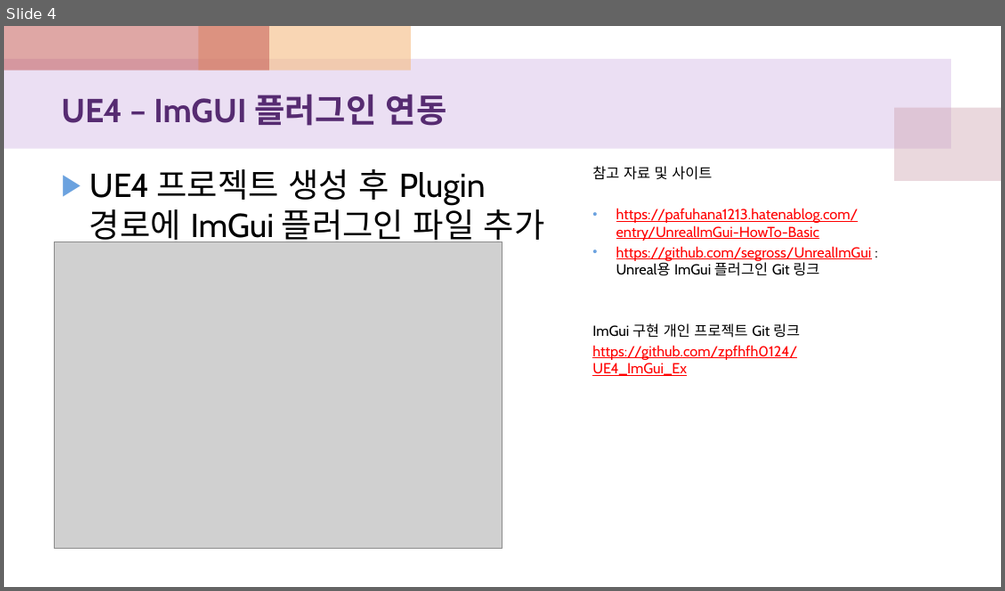
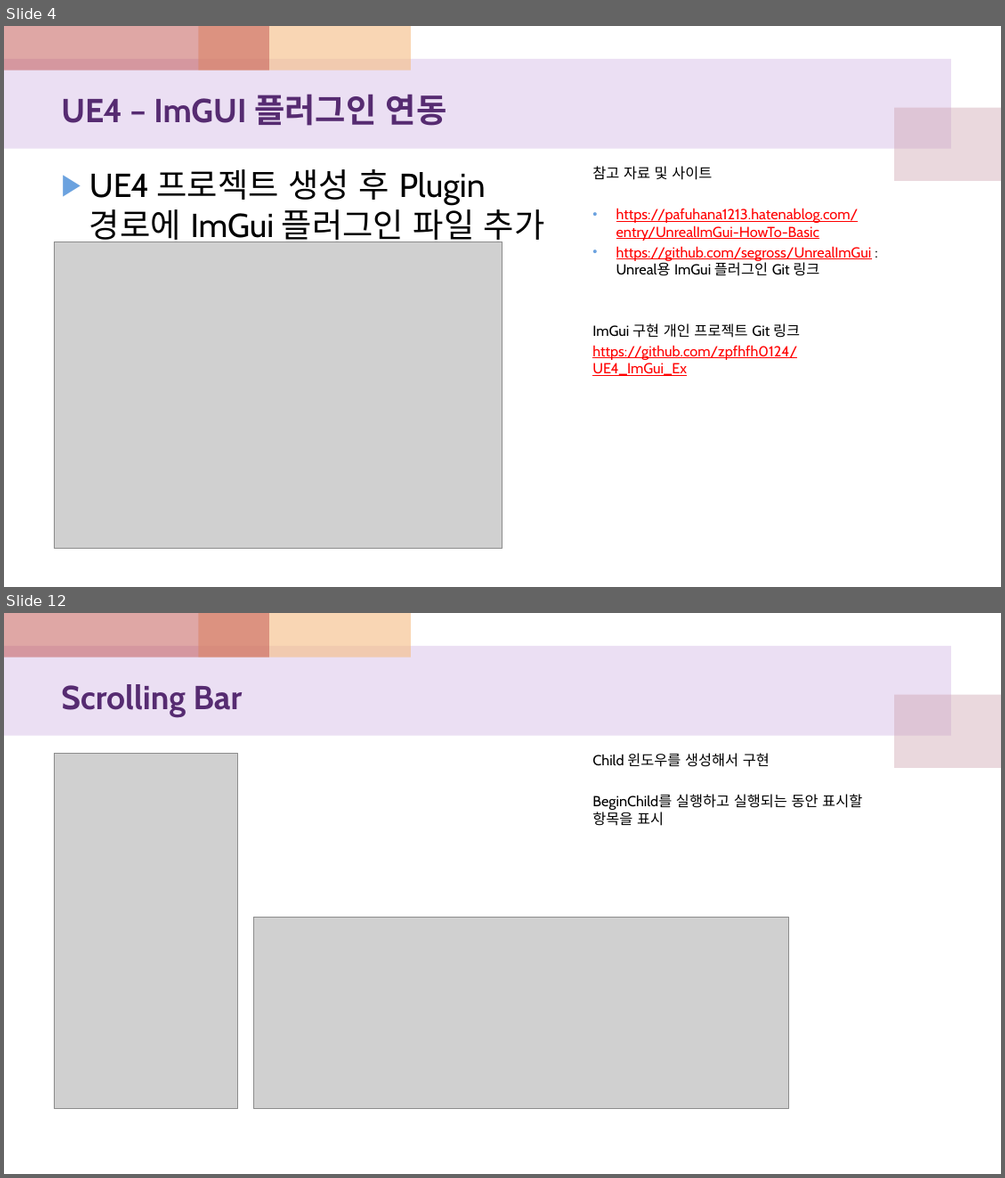
Before and after one commit to zpfhfh0124/UE4_ImGui_Ex, a slide deck: UE4_ImGui_실습.pptx. Shown one above the other, each under a label of ours: slide 4 before the commit, slides 4 and 12 after it; the slides between them are not shown. The pictures are 1005x591 and 1005x1178 pixels, drawn with LibreOffice and Linux fonts; fonts in the diff are those of the drawing; grey boxes stand for pictures. Boxes give left, top, right and bottom in pixels: in the first picture for what was removed or moved away, otherwise in the second. Text is boxed around its words. In the diff, an @@ line names an element or a change of style, - is before the commit and + after.

```diff
--- a/UE4_ImGui_실습.pptx
+++ b/UE4_ImGui_실습.pptx
@@ slide 12 added at <box>4,613,1001,1174</box>, background #FFFFFF; not listed: 4 template elements that a slide beside it also shows @@
@@ title added at <box>61,684,243,716</box>, 32 pt, text #562B71, bold @@
+Scrolling Bar
@@ picture added at <box>54,753,238,1108</box> @@
@@ text added at <box>592,753,862,826</box>, 14 pt, text #000000 @@
+Child 윈도우를 생성해서 구현
+BeginChild를 실행하고 실행되는 동안 표시할 항목을 표시
@@ picture added at <box>254,917,789,1109</box> @@
```
Also in this commit, not shown: 1 slide changed, 7 other slides added, 1 other file.
